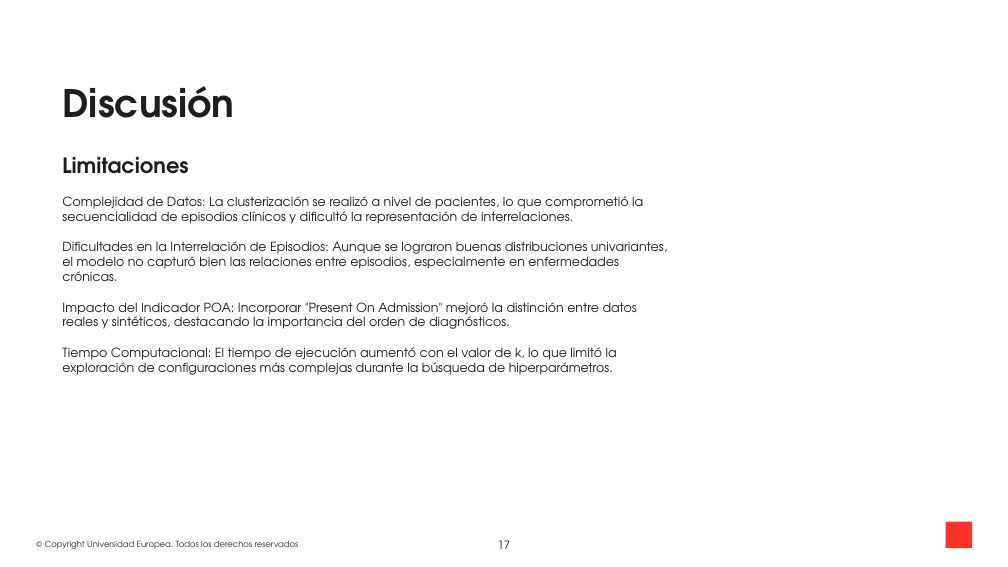
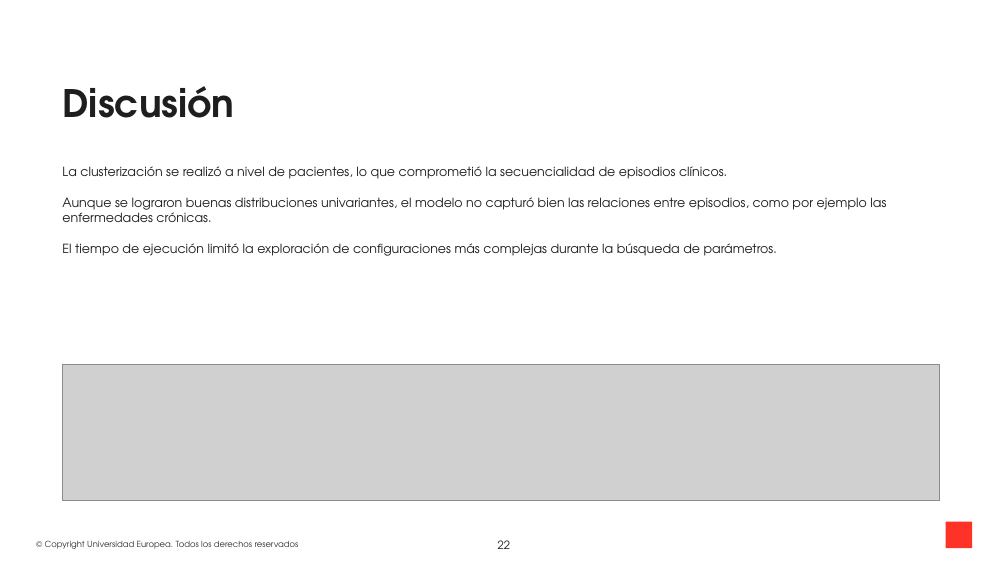
Before and after one commit to gerardmarturia/Sintetic-data-GMN, a slide deck: slide 22 of Presentacion/Presentacion TFM GMN.pptx (slide 17 before the commit). Drawn at 1008x567 pixels with LibreOffice and Linux fonts; fonts in the diff are those of the drawing; grey boxes stand for pictures; background and template pictures are left out. Boxes give left, top, right and bottom in pixels: in the first picture for what was removed or moved away, otherwise in the second. Text is boxed around its words. In the diff, an @@ line names an element or a change of style, - is before the commit and + after.

```diff
--- a/Presentacion/Presentacion TFM GMN.pptx
+++ b/Presentacion/Presentacion TFM GMN.pptx
@@ text at (62, 166, 886, 256): text changed @@
-Complejidad de Datos: La clusterización se realizó a nivel de pacientes, lo que comprometió la secuencialidad de episodios clínicos y dificultó la representación de interrelaciones.
-Dificultades en la Interrelación de Episodios: Aunque se lograron buenas distribuciones univariantes, el modelo no capturó bien las relaciones entre episodios, especialmente en enfermedades crónicas.
-Impacto del Indicador POA: Incorporar "Present On Admission" mejoró la distinción entre datos reales y sintéticos, destacando la importancia del orden de diagnósticos.
-Tiempo Computacional: El tiempo de ejecución aumentó con el valor de k, lo que limitó la exploración de configuraciones más complejas durante la búsqueda de hiperparámetros.
+La clusterización se realizó a nivel de pacientes, lo que comprometió la secuencialidad de episodios clínicos.
+Aunque se lograron buenas distribuciones univariantes, el modelo no capturó bien las relaciones entre episodios, como por ejemplo las enfermedades crónicas.
+El tiempo de ejecución limitó la exploración de configuraciones más complejas durante la búsqueda de parámetros.
@@ text removed at (62, 157, 188, 174) @@
-Limitaciones
@@ picture added at (62, 364, 939, 500) @@
@@ page number at (498, 540, 511, 549): text changed @@
-17
+22
```
Also in this commit, not shown: 17 other slides changed, 7 slides added, 36 slides removed.
